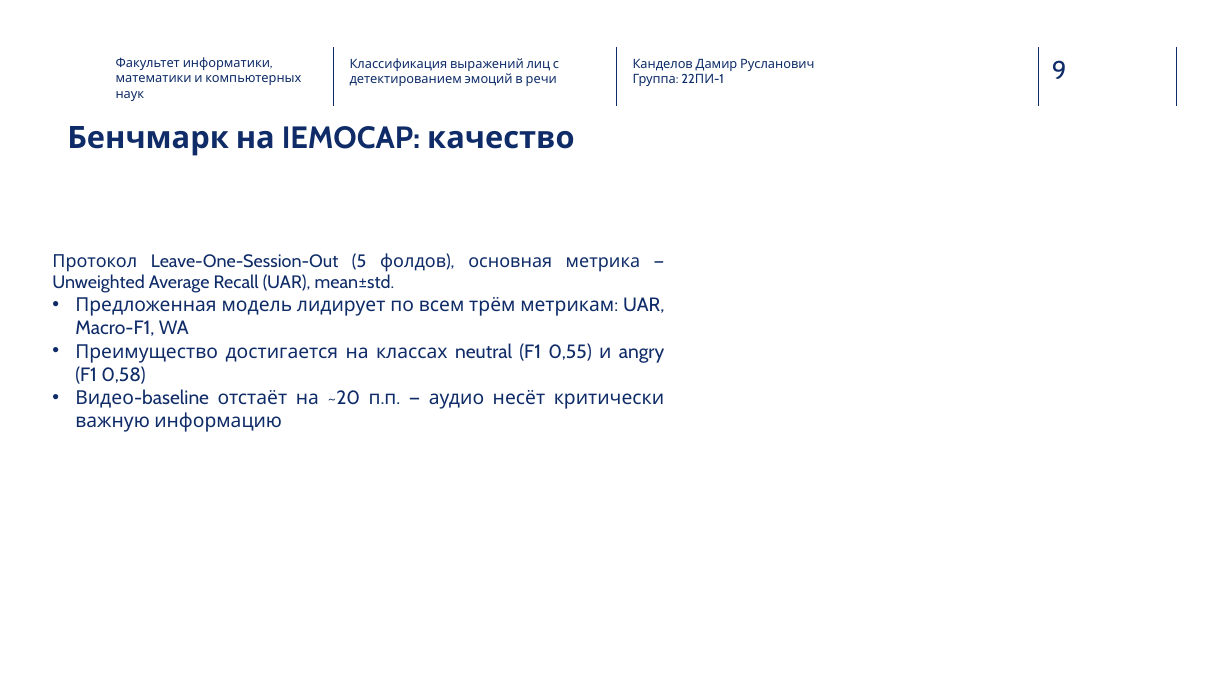
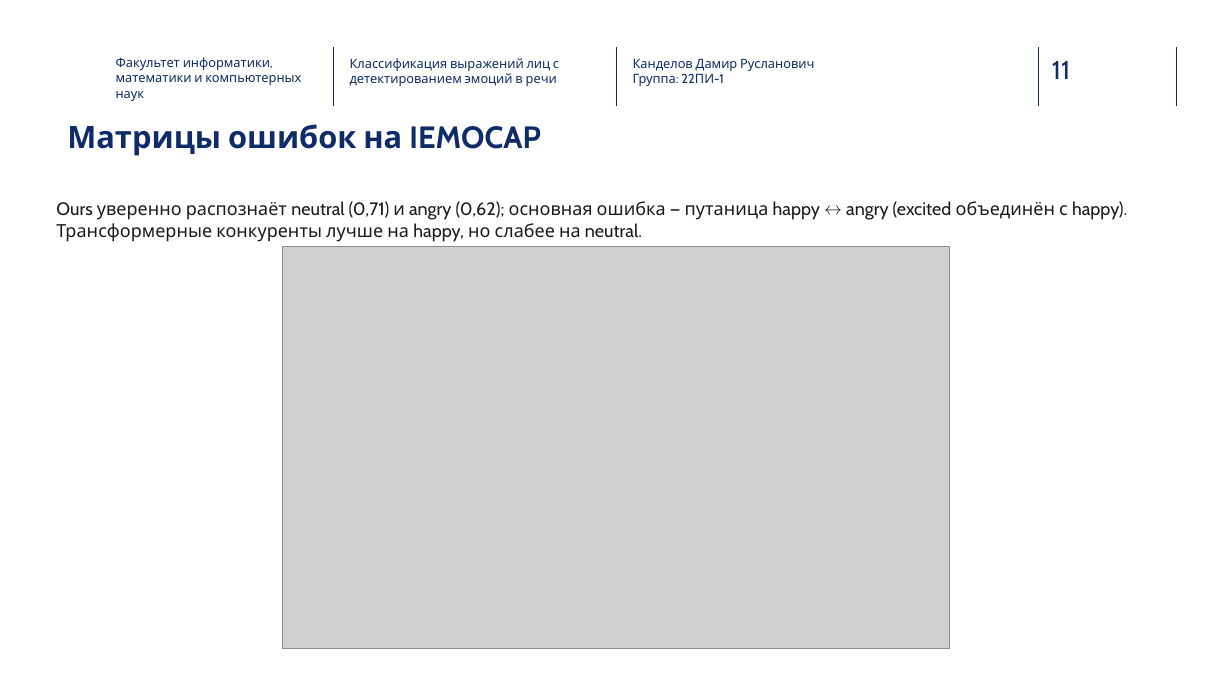
Before and after one commit to Kaparya/Classification-of-Facial-Expressions, a slide deck: slide 11 of Diploma_presentation.pptx (slide 9 before the commit). Drawn at 1232x693 pixels with LibreOffice and Linux fonts; fonts in the diff are those of the drawing; grey boxes stand for pictures; background and template pictures are left out. Boxes give left, top, right and bottom in pixels: in the first picture for what was removed or moved away, otherwise in the second. Text is boxed around its words. In the diff, an @@ line names an element or a change of style, - is before the commit and + after.

```diff
--- a/Diploma_presentation.pptx
+++ b/Diploma_presentation.pptx
@@ page number at bbox=[1052, 61, 1070, 79]: text changed @@
-9
+11
@@ text at bbox=[67, 124, 540, 156]: text changed @@
-Бенчмарк на IEMOCAP: качество
+Матрицы ошибок на IEMOCAP
@@ text added at bbox=[56, 201, 1127, 242], 14 pt, text #1A1A1A @@
+Ours уверенно распознаёт neutral (0,71) и angry (0,62); основная ошибка — путаница happy ↔ angry (excited объединён с happy). Трансформерные конкуренты лучше на happy, но слабее на neutral.
@@ text removed at bbox=[52, 253, 664, 409] @@
-Протокол Leave-One-Session-Out (5 фолдов), основная метрика — Unweighted Average Recall (UAR), mean±std.
-• Предложенная модель лидирует по всем трём метрикам: UAR, Macro-F1, WA
-• Преимущество достигается на классах neutral (F1 0,55) и angry (F1 0,58)
-• Видео-baseline отстаёт на ~20 п.п. — аудио несёт критически важную информацию
@@ picture added at bbox=[283, 247, 950, 649] @@
```
Also in this commit, not shown: 5 other slides changed, 6 slides added, 9 slides removed, 1 other file.
